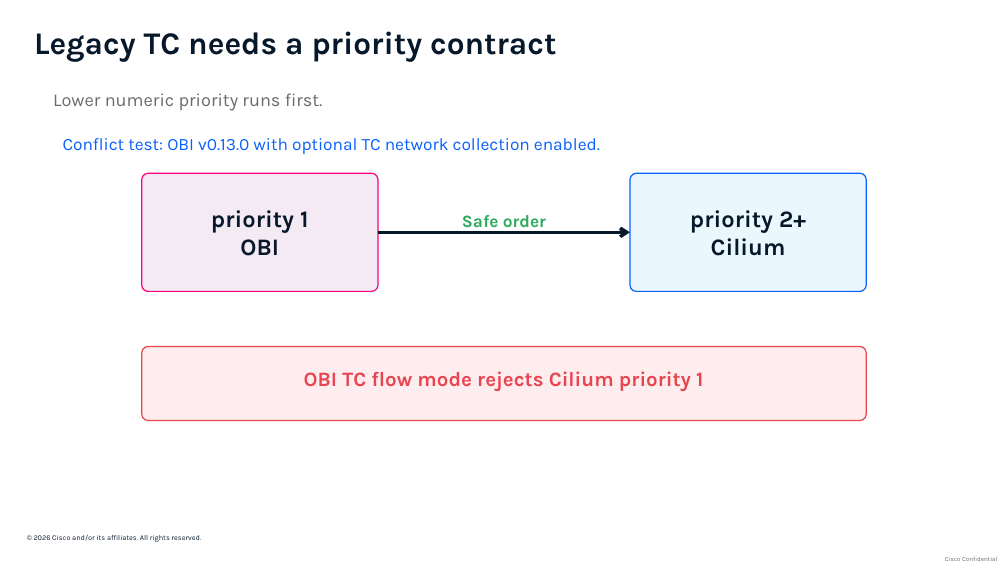
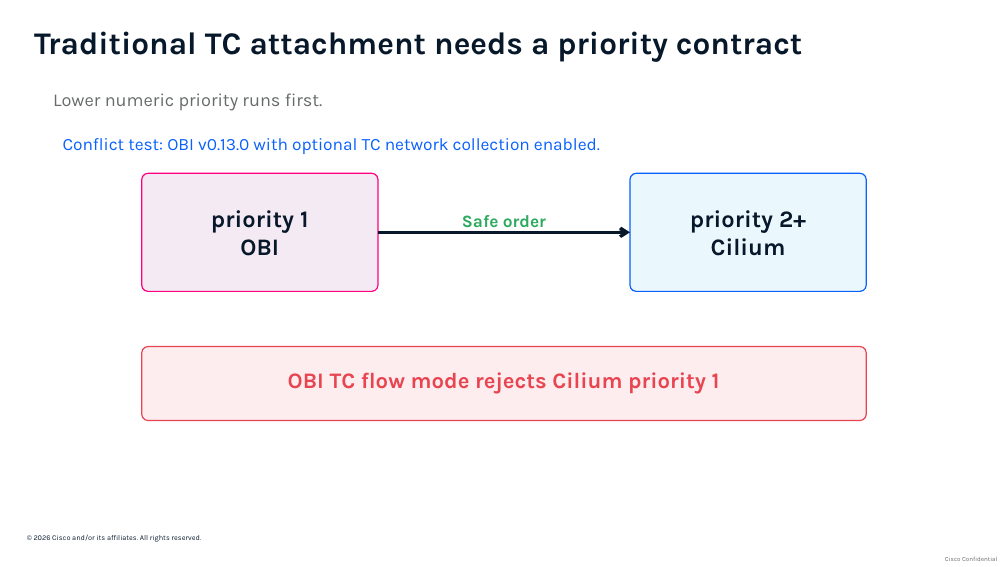
Before and after one commit to ajimenez1503/cilium-obi-demo, a slide deck: slide 14 of slides/cilium-obi-session-deck-latest.pptx. Drawn at 1008x567 pixels with LibreOffice and Linux fonts; fonts in the diff are those of the drawing; background and template pictures are left out. Boxes give left, top, right and bottom in pixels: in the first picture for what was removed or moved away, otherwise in the second. Text is boxed around its words. In the diff, an @@ line names an element or a change of style, - is before the commit and + after.

```diff
--- a/slides/cilium-obi-session-deck-latest.pptx
+++ b/slides/cilium-obi-session-deck-latest.pptx
@@ text at (34, 31, 802, 62): text changed @@
-Legacy TC needs a priority contract
+Traditional TC attachment needs a priority contract
@@ text "OBI TC flow mode rejects ..." at (288, 372, 720, 394): size 19.5 to 21.1 pt @@
```
Also in this commit, not shown: 7 other slides changed, 1 slide added, 1 slide removed.
